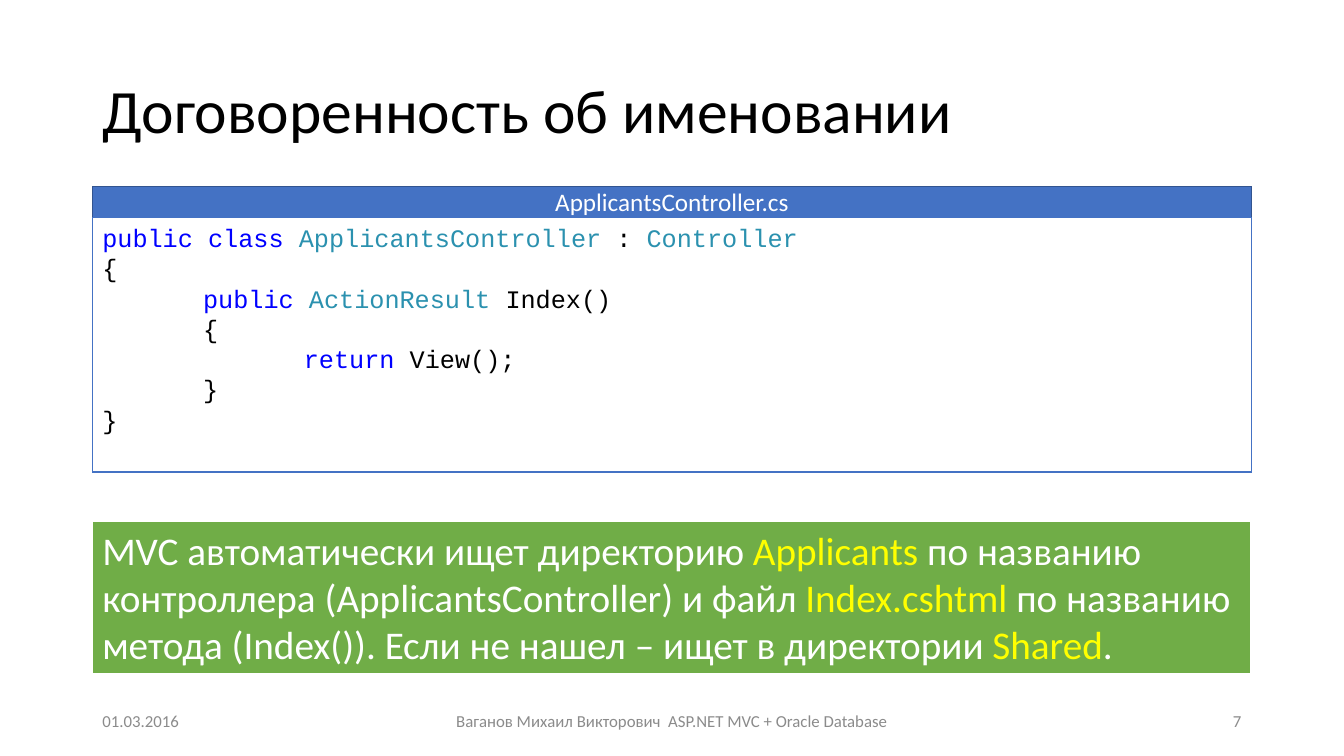
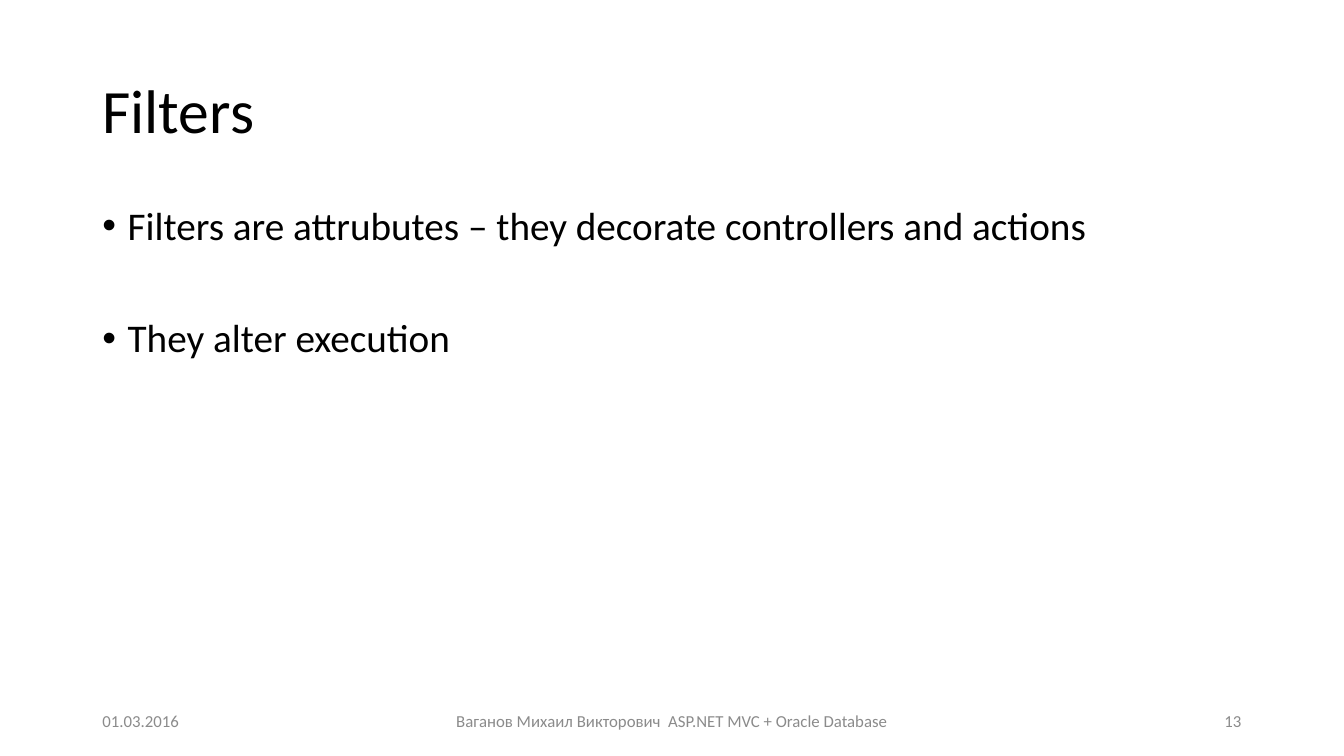
Before and after one commit to Mikhail-Vaganov/psu-applicants, a slide deck: slide 13 of Presentations/Занятие 4.pptx (slide 7 before the commit). Drawn at 1344x756 pixels with LibreOffice and Linux fonts; fonts in the diff are those of the drawing. Boxes give left, top, right and bottom in pixels: in the first picture for what was removed or moved away, otherwise in the second. Text is boxed around its words. In the diff, an @@ line names an element or a change of style, - is before the commit and + after.

```diff
--- a/Presentations/Занятие 4.pptx
+++ b/Presentations/Занятие 4.pptx
@@ title at [102,90,254,134]: text changed @@
-Договоренность об именовании
+Filters
@@ rectangle removed at [93,187,1252,218] @@
-ApplicantsController.cs
@@ rectangle removed at [93,218,1252,472] @@
-public class ApplicantsController : Controller
-{
-public ActionResult Index()
-{
-return View();
-}
-}
@@ text added at [128,212,1086,359], 28 pt, text #000000 @@
+• Filters are attrubutes – they decorate controllers and actions
+• They alter execution
@@ rectangle removed at [93,521,1252,674] @@
-MVC автоматически ищет директорию Applicants по названию контроллера (ApplicantsController) и файл Index.cshtml по названию метода (Index()). Если не нашел – ищет в директории Shared.
@@ page number at [1224,716,1241,727]: text changed @@
-7
+13
```
Also in this commit, not shown: 6 other slides changed, 7 slides added, 1 slide removed, 9 other files.
